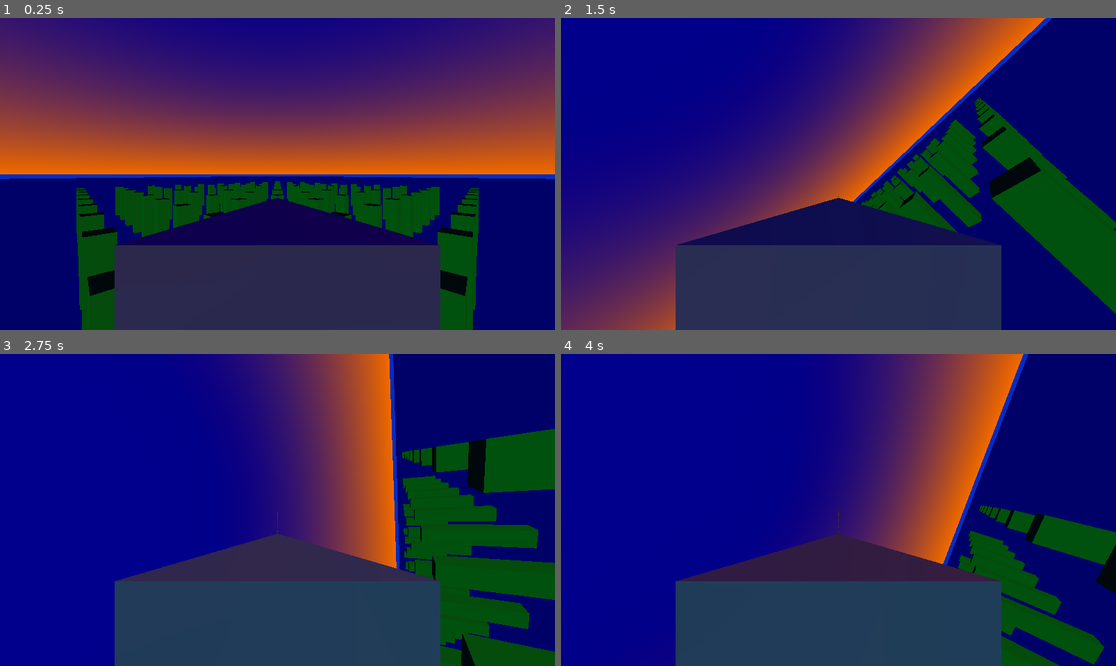
Above: before the commit, frames 1-4 (two rows, left to right).
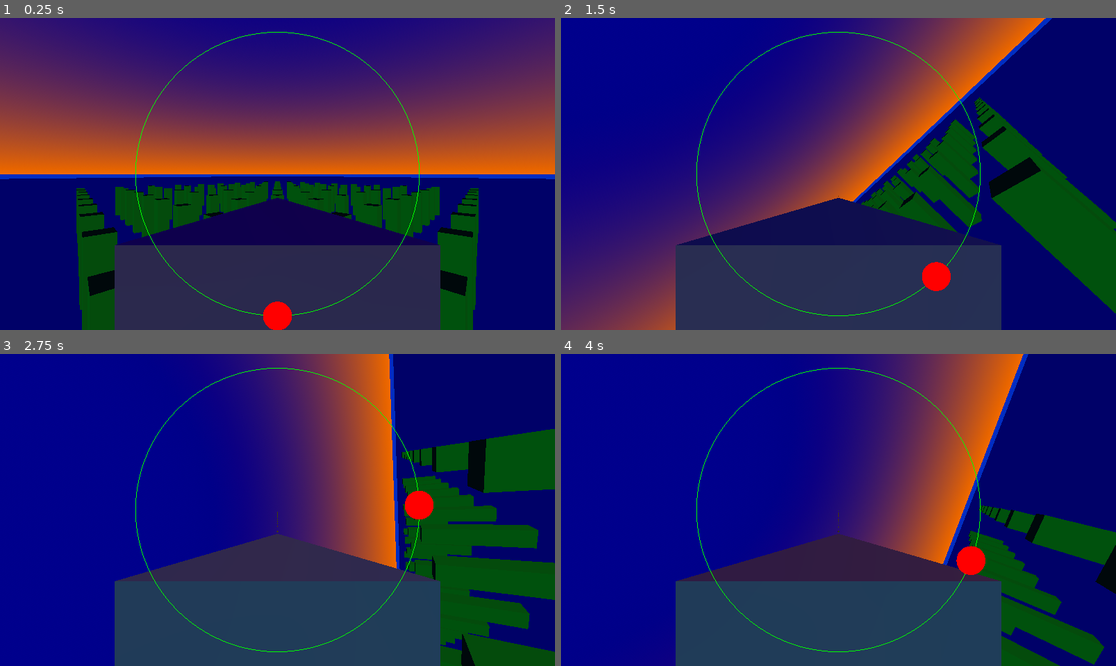
Above: after the commit, the same moments.

Repository: lookbehindyounow/shape_squadron
Game: Godot game, scene res://main.tscn
Two runs of this game, one before a commit and one after it. Both use one fixed random seed, a clock stepped at 60 frames per second and the inputs below.
Inputs:
- Up to frame 1 (0.25 s): no input
- Up to frame 2 (1.5 s): tap Enter at 0.5 s; hold D (roll_right) 0.53-1.28 s; hold , (shoot) 0.53-1.28 s; hold S (pitch_down) from 1.28 s (still down); tap , (shoot) at 1.35 s
- Up to frame 3 (2.75 s): release S (pitch_down) at 2.03 s; hold D (roll_right) from 2.03 s (still down); hold , (shoot) from 2.03 s (still down)
- Up to frame 4 (4 s): release D (roll_right) at 2.78 s; release , (shoot) at 2.78 s; hold Space (accelerate) 2.78-3.53 s; tap , (shoot) at 2.85 s; hold A (roll_left) from 3.53 s (still down); hold , (shoot) from 3.53 s (still down)

The runs differ from the first frame. In frame 1, 0.7% of the frame differs, in the area x 24-76%, y 4-100%; in frame 2, 0.7%, in the area x 24-76%, y 4-96%; in frame 3, 0.7%; in frame 4, 0.7%.

Commit message:
started on an enemy, realised he needs to know how to turn towards me, realised this is a very similar problem to getting an enemy tracker on a HUD except the latter is much easier tested, HUD can now track (0,0,0), can't see any reason it wouldn't work for tracking enemies

Diff:
--- /dev/null
+++ b/Enemy.gd
@@ -0,0 +1,48 @@
+extends CharacterBody3D
+const acceleration=2
+const top_speed=10
+var speed=0
+var bullet_scene=preload("res://bullet.tscn")
+
+var accelerating=false
+var decelerating=false
+var rolling_left=false
+var rolling_right=false
+var pitching_up=false
+var pitching_down=false
+var shooting=false
+
+func _physics_process(delta):
+	var player_pos=get_node("root/Main/Player").position
+	var player_direction=player_pos-position
+	var tracker_plane=Plane(position,position+transform.basis.z,player_pos)
+	var HUD_angle=acos(tracker_plane.normal.dot(transform.basis.y))
+
+	if accelerating:
+		speed+=acceleration*delta
+		if speed>top_speed:
+			speed=top_speed
+	if decelerating:
+		speed-=acceleration*delta
+		if speed<-top_speed:
+			speed=-top_speed
+	if rolling_left:
+		transform.basis=transform.basis.rotated(transform.basis.z,-delta)
+	if rolling_right:
+		transform.basis=transform.basis.rotated(transform.basis.z,delta)
+	if pitching_up:
+		transform.basis=transform.basis.rotated(transform.basis.x,delta)
+	if pitching_down:
+		transform.basis=transform.basis.rotated(transform.basis.x,-delta)
+	velocity=transform.basis.z*speed
+	move_and_slide()
+
+	if shooting:
+		shoot()
+
+func shoot():
+	var bullet=bullet_scene.instantiate()
+	bullet.global_transform=self.global_transform
+	bullet.position+=self.transform.basis.z
+	bullet.linear_velocity=transform.basis.z*50
+	get_node("root/Main").add_child(bullet)
--- /dev/null
+++ b/EnemyIcon.gd
@@ -0,0 +1,4 @@
+extends Control
+
+func _draw():
+	draw_circle(Vector2.ZERO,30,"#f00")
--- /dev/null
+++ b/UI.gd
@@ -0,0 +1,21 @@
+extends Control
+var screen_dimensions
+var enemy_icon_scene=preload("res://enemy_icon.tscn")
+var testing_enemy_icon
+
+func _draw():
+	draw_arc(screen_dimensions/2,screen_dimensions.y/2.2,0,TAU,100,Color("#0f0"),-1)
+
+func _ready():
+	screen_dimensions=get_node("/root").size
+	testing_enemy_icon=enemy_icon_scene.instantiate()
+	add_child(testing_enemy_icon)
+
+func _process(delta):
+	var player=get_node("/root/Main/Player")
+	var target=Vector3.ZERO
+	# To show enemies on the HUD, we want the angle from the 2d HUD's upward vector to the enemy's direction vector coming out perpendicularly from player's forward axis
+	var tracker_plane=Plane(player.position,player.position+player.transform.basis.z,target) # get plane of: player pos, just ahead of player pos relative to player, enemy pos; this plane will always include player's forward vector
+	var HUD_angle=tracker_plane.normal.signed_angle_to(player.transform.basis.x,-player.transform.basis.z) # angle between said plane & player's left/right splitting plane (the angle we need) = angle between said plane's normal & player's leftward vector
+
+	testing_enemy_icon.position=Vector2(screen_dimensions/2)+screen_dimensions.y/2.2*Vector2.UP.rotated(HUD_angle)
--- /dev/null
+++ b/enemy.tscn
@@ -0,0 +1,21 @@
+[gd_scene load_steps=4 format=3 uid="uid://beb8a4ck3g5hf"]
+
+[ext_resource type="Script" path="res://Enemy.gd" id="1_jpjpq"]
+
+[sub_resource type="BoxShape3D" id="BoxShape3D_f6csk"]
+size = Vector3(0.8, 0.25, 1)
+
+[sub_resource type="PrismMesh" id="PrismMesh_mr05l"]
+size = Vector3(0.8, 1, 0.25)
+
+[node name="Enemy" type="CharacterBody3D"]
+rotation_order = 4
+collision_mask = 14
+script = ExtResource("1_jpjpq")
+
+[node name="CollisionShape3D" type="CollisionShape3D" parent="."]
+shape = SubResource("BoxShape3D_f6csk")
+
+[node name="PlaceholderBody" type="MeshInstance3D" parent="."]
+transform = Transform3D(1, 0, 0, 0, -4.37114e-08, -1, 0, 1, -4.37114e-08, 0, 0, 0)
+mesh = SubResource("PrismMesh_mr05l")
--- /dev/null
+++ b/enemy_icon.tscn
@@ -0,0 +1,12 @@
+[gd_scene load_steps=2 format=3 uid="uid://be8yo3xvxltux"]
+
+[ext_resource type="Script" path="res://EnemyIcon.gd" id="1_pgjsp"]
+
+[node name="EnemyIcon" type="Control"]
+layout_mode = 3
+anchors_preset = 15
+anchor_right = 1.0
+anchor_bottom = 1.0
+grow_horizontal = 2
+grow_vertical = 2
+script = ExtResource("1_pgjsp")
--- a/main.tscn
+++ b/main.tscn
@@ -1,8 +1,9 @@
-[gd_scene load_steps=11 format=3 uid="uid://bk76cujr3ye4k"]
+[gd_scene load_steps=12 format=3 uid="uid://bk76cujr3ye4k"]
 
 [ext_resource type="PackedScene" uid="uid://c5wlatravmab7" path="res://player.tscn" id="1_uil6o"]
 [ext_resource type="Environment" uid="uid://ln4cxp42sp5m" path="res://environment.tres" id="3_cymjq"]
 [ext_resource type="Script" path="res://PlaceholderObstacles.gd" id="3_o86si"]
+[ext_resource type="Script" path="res://UI.gd" id="4_41i2s"]
 
 [sub_resource type="WorldBoundaryShape3D" id="WorldBoundaryShape3D_qjwdv"]
 
@@ -52,3 +53,10 @@
 [node name="MultiMeshInstance3d" type="MultiMeshInstance3D" parent="PlaceholderObstacles"]
 material_override = SubResource("StandardMaterial3D_8xpy8")
 multimesh = SubResource("MultiMesh_aeni4")
+
+[node name="UI" type="Control" parent="."]
+layout_mode = 3
+anchors_preset = 0
+offset_right = 40.0
+offset_bottom = 40.0
+script = ExtResource("4_41i2s")
